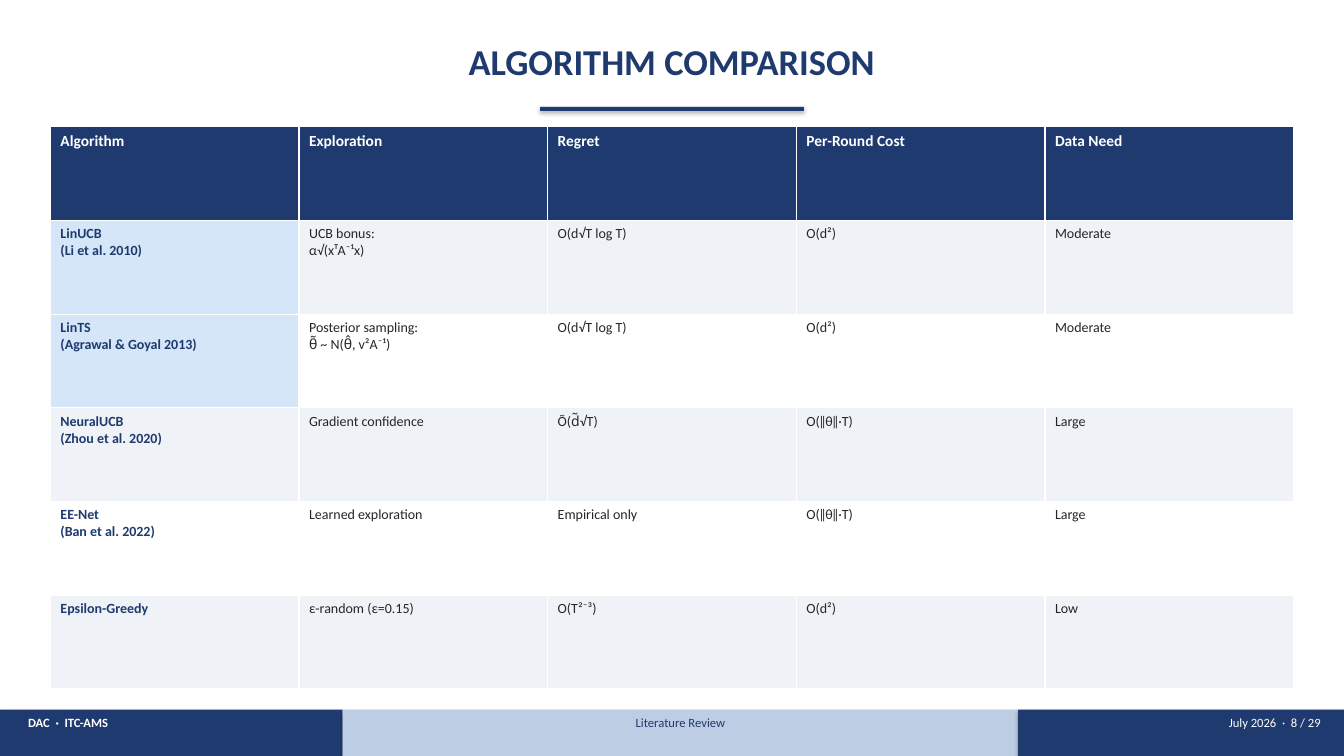
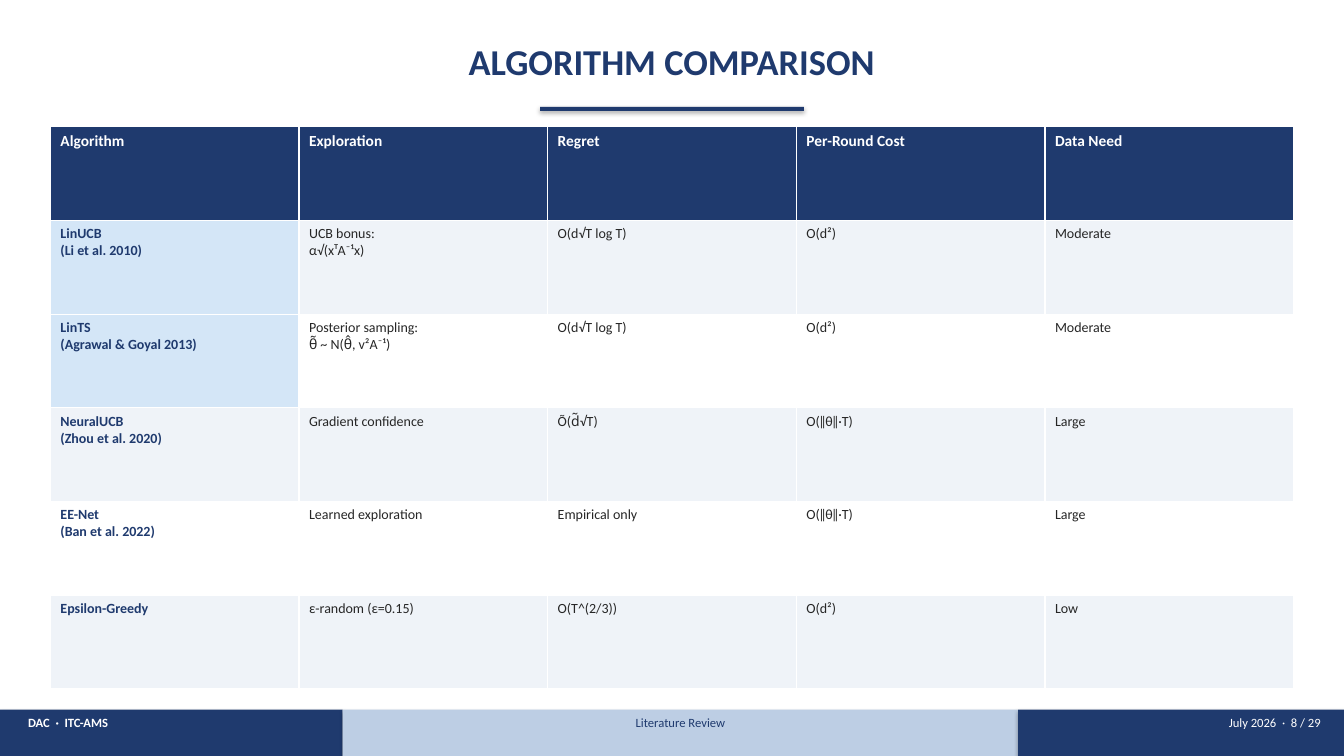
Before and after one commit to PolyTheML/DAC-UW-Thesis, a slide deck: slide 11 of thesis/health_rl/Poly_defense_presentation_v3.pptx. Drawn at 1344x756 pixels with LibreOffice and Linux fonts; fonts in the diff are those of the drawing. Boxes give left, top, right and bottom in pixels: in the first picture for what was removed or moved away, otherwise in the second. Text is boxed around its words. In the diff, an @@ line names an element or a change of style, - is before the commit and + after.

Commit message:
fix(defense): correct Epsilon-Greedy regret notation and NeuralUCB escape in slide 11

```diff
--- a/thesis/health_rl/Poly_defense_presentation_v3.pptx
+++ b/thesis/health_rl/Poly_defense_presentation_v3.pptx
@@ table at <box>50,127,1296,690</box> @@
-row 6, column 3: O(T²⁻³)
+row 6, column 3: O(T^(2/3))
```
Also in this commit, not shown: 1 other file.
